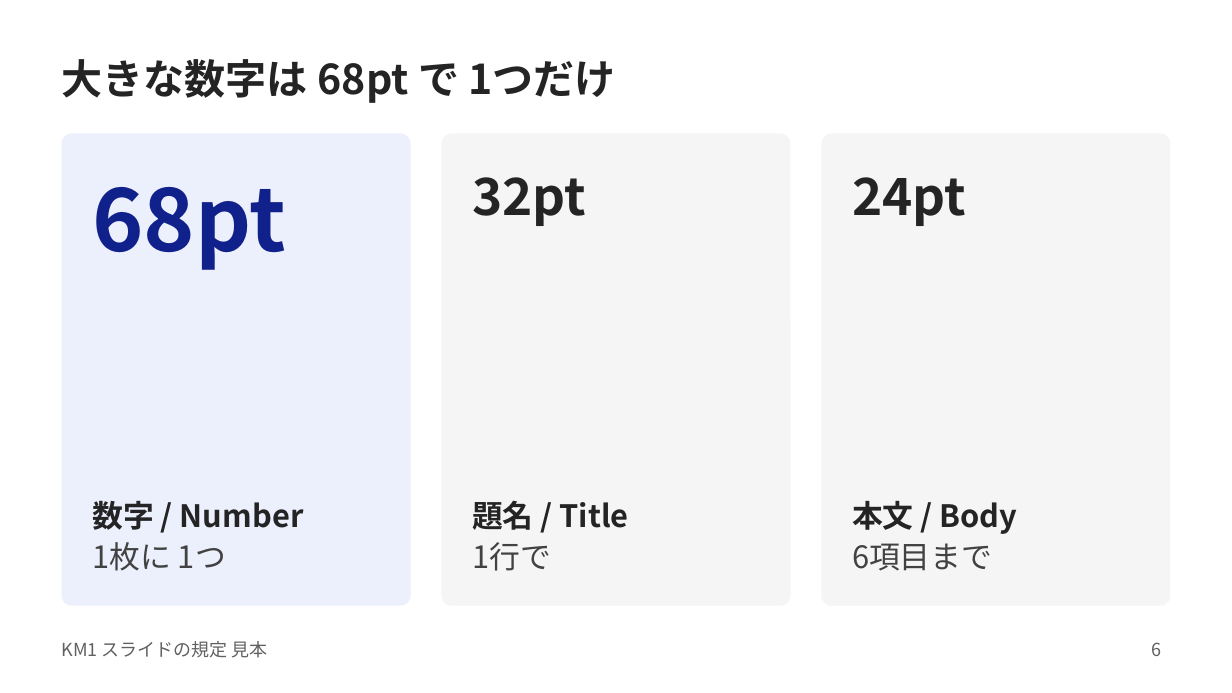
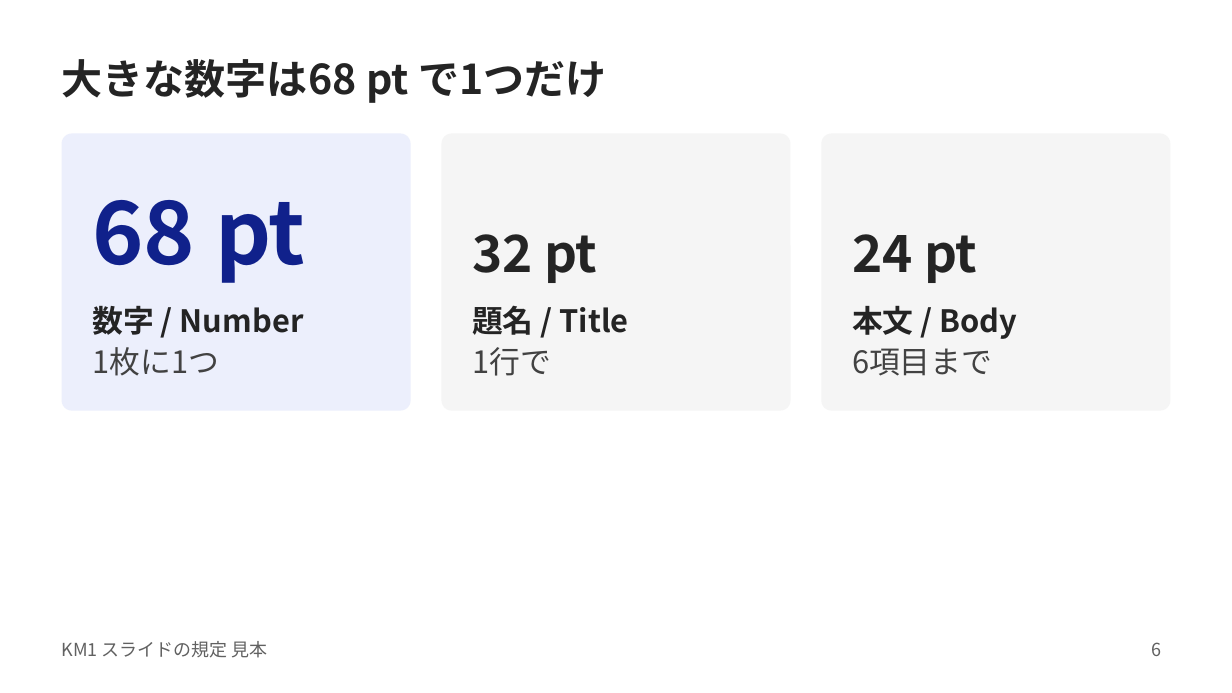
Before and after one commit to kami2news/km1-design-system, a slide deck: slide 6 of dist/KM1_スライド見本.pptx. Drawn at 1232x693 pixels with LibreOffice and Linux fonts; fonts in the diff are those of the drawing. Boxes give left, top, right and bottom in pixels: in the first picture for what was removed or moved away, otherwise in the second. Text is boxed around its words. In the diff, an @@ line names an element or a change of style, - is before the commit and + after.

```diff
--- a/dist/KM1_スライド見本.pptx
+++ b/dist/KM1_スライド見本.pptx
@@ title at (62, 59, 607, 103): spaces changed @@
-大きな数字は 68pt で 1つだけ
+大きな数字は68 pt で1つだけ
@@ rounded rectangle: place and size @@
-rounded rectangle at (62, 133, 411, 605)
+rounded rectangle at (62, 133, 411, 410)
@@ rounded rectangle: place and size @@
-rounded rectangle at (442, 133, 791, 605)
+rounded rectangle at (442, 133, 791, 410)
@@ proportions changed in 3 elements at (62, 133, 411, 410), (442, 133, 791, 410), (822, 133, 1171, 410) @@
@@ rounded rectangle: place and size @@
-rounded rectangle at (822, 133, 1171, 605)
+rounded rectangle at (822, 133, 1171, 410)
@@ vertical alignment top to bottom in 3 elements at (92, 200, 305, 283), (852, 234, 977, 283), (472, 234, 597, 283) @@
@@ text at (92, 200, 305, 283): spaces changed @@
-68pt
+68 pt
@@ text at (472, 234, 597, 283): spaces changed @@
-32pt
+32 pt
@@ text at (852, 234, 977, 283): spaces changed @@
-24pt
+24 pt
@@ 3 texts: place and size @@
-3 texts at (92, 500, 1018, 571)
+3 texts at (92, 305, 1018, 376)
@@ vertical alignment bottom to top in 3 elements at (472, 305, 629, 376), (852, 306, 1018, 376), (92, 306, 304, 376) @@
@@ text at (92, 347, 219, 376): spaces changed @@
-1枚に 1つ
+1枚に1つ
```
Also in this commit, not shown: 7 other slides changed, 7 other files.
